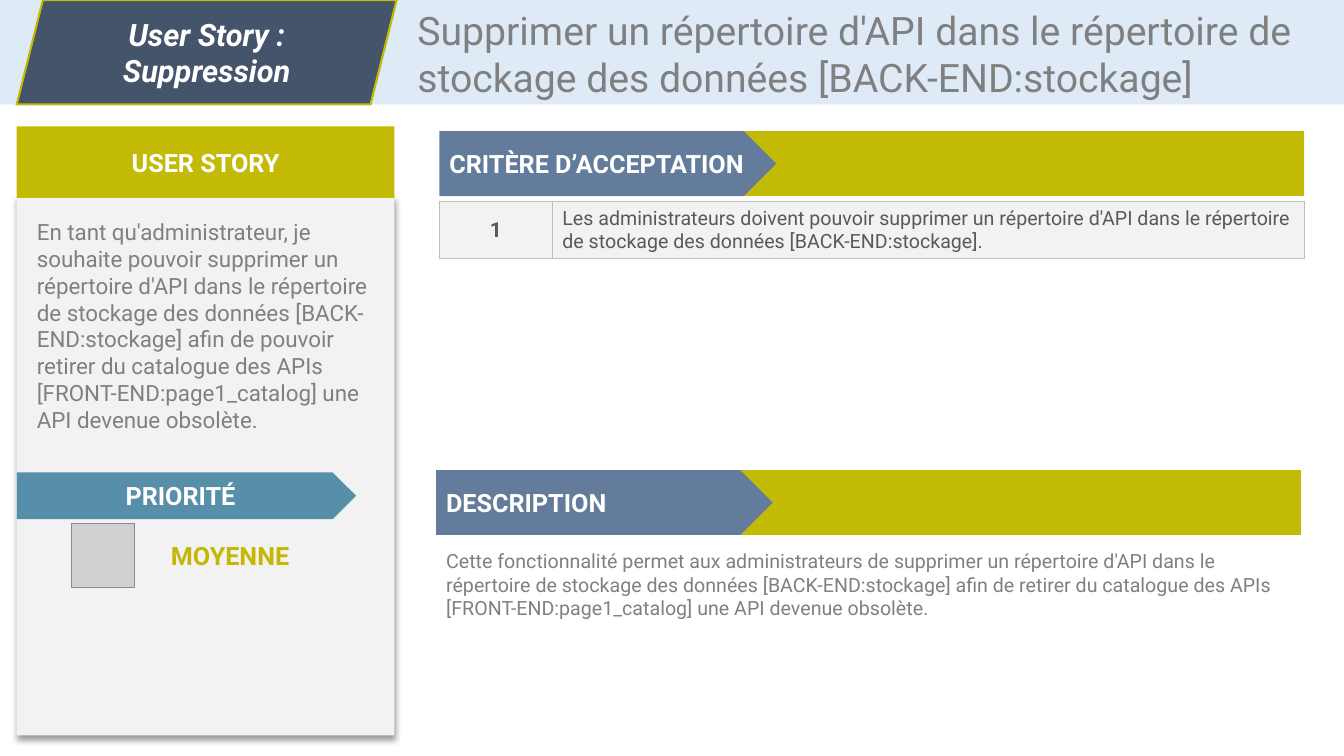
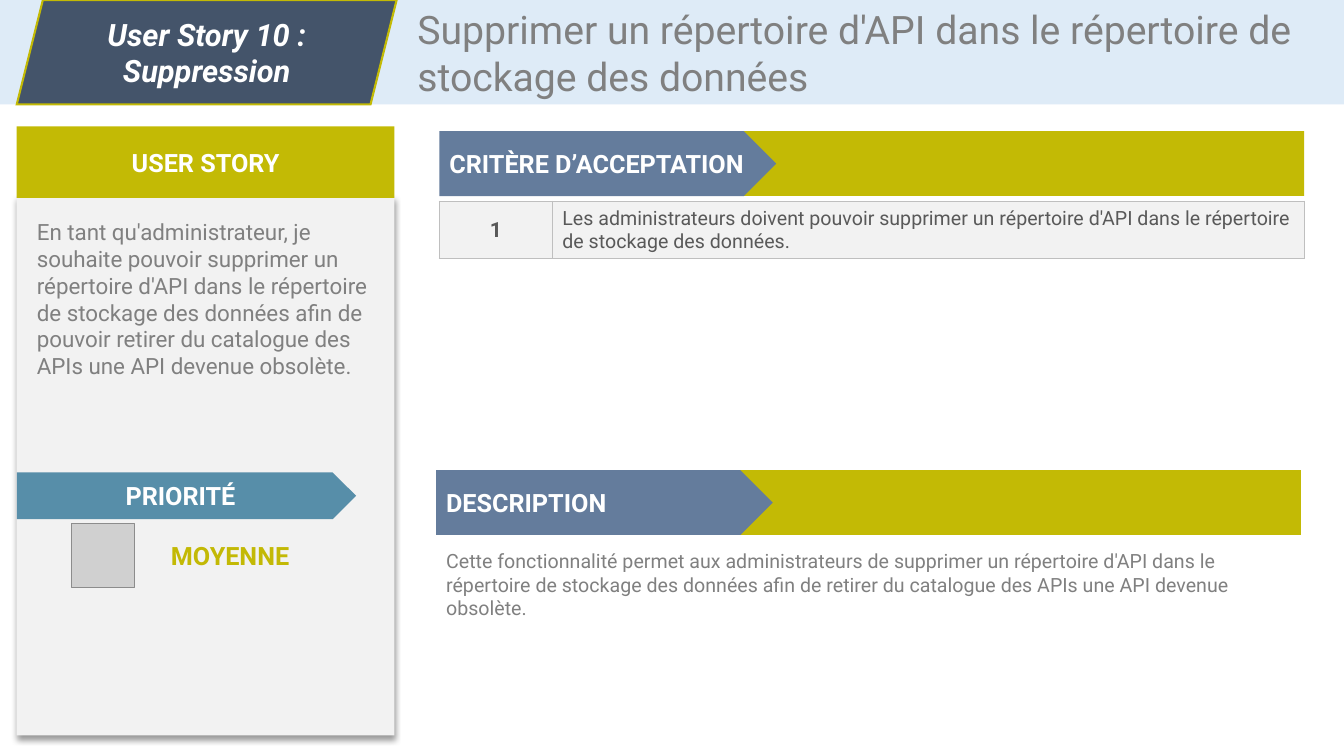
Before and after one commit to CC4K/api-catalog-development, a slide deck: slide 11 of reports/user-stories/user-stories.odp. Drawn at 1344x756 pixels with LibreOffice and Linux fonts; fonts in the diff are those of the drawing; grey boxes stand for pictures. Boxes give left, top, right and bottom in pixels: in the first picture for what was removed or moved away, otherwise in the second. Text is boxed around its words. In the diff, an @@ line names an element or a change of style, - is before the commit and + after.

Commit message:
Cahier des charges 85% terminé
Importé user stories propres
Exigences fonctionnelles et techniques avec MoSCoW
Glossaire

```diff
--- a/reports/user-stories/user-stories.odp
+++ b/reports/user-stories/user-stories.odp
@@ text in parallelogram at (x1=107, y1=24, x2=290, y2=53): text changed @@
-User Story :
+User Story 10 :
@@ text at (x1=417, y1=14, x2=1291, y2=99): text changed @@
-Supprimer un répertoire d'API dans le répertoire de stockage des données [BACK-END:stockage]
+Supprimer un répertoire d'API dans le répertoire de stockage des données
@@ table at (x1=439, y1=201, x2=1304, y2=259) @@
-row 1, column 2: Les administrateurs doivent pouvoir supprimer un répertoire d'API dans le répertoire de stockage des données [BACK-END:stockage].
+row 1, column 2: Les administrateurs doivent pouvoir supprimer un répertoire d'API dans le répertoire de stockage des données.
@@ text at (x1=37, y1=223, x2=367, y2=374): text changed @@
-En tant qu'administrateur, je souhaite pouvoir supprimer un répertoire d'API dans le répertoire de stockage des données [BACK-END:stockage] afin de pouvoir retirer du catalogue des APIs [FRONT-END:page1_catalog] une API devenue obsolète.
+En tant qu'administrateur, je souhaite pouvoir supprimer un répertoire d'API dans le répertoire de stockage des données afin de pouvoir retirer du catalogue des APIs une API devenue obsolète.
@@ text at (x1=446, y1=553, x2=1228, y2=615): text changed @@
-Cette fonctionnalité permet aux administrateurs de supprimer un répertoire d'API dans le répertoire de stockage des données [BACK-END:stockage] afin de retirer du catalogue des APIs [FRONT-END:page1_catalog] une API devenue obsolète.
+Cette fonctionnalité permet aux administrateurs de supprimer un répertoire d'API dans le répertoire de stockage des données afin de retirer du catalogue des APIs une API devenue obsolète.
```
Also in this commit, not shown: 14 other slides changed, 1 slide added, 26 other files.
